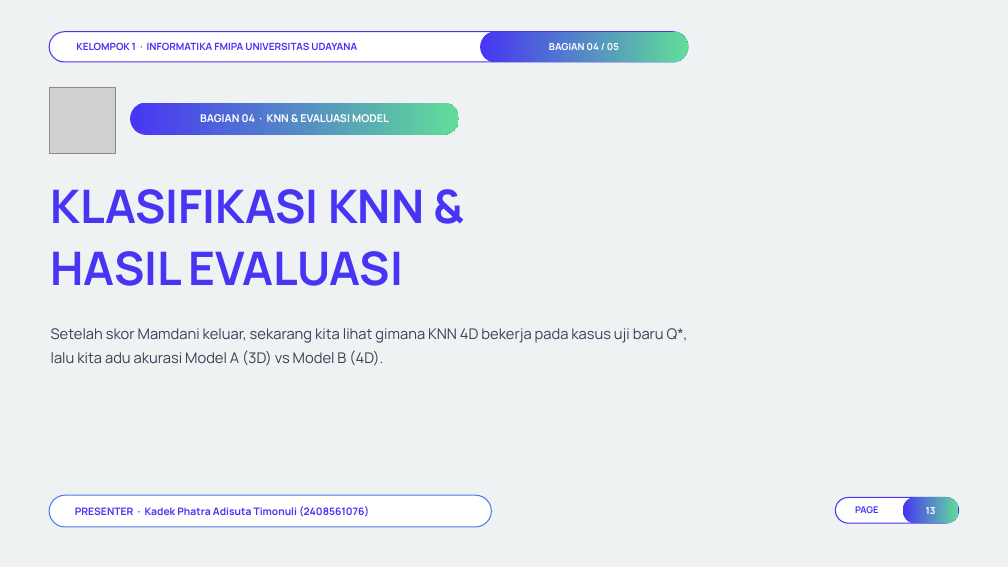
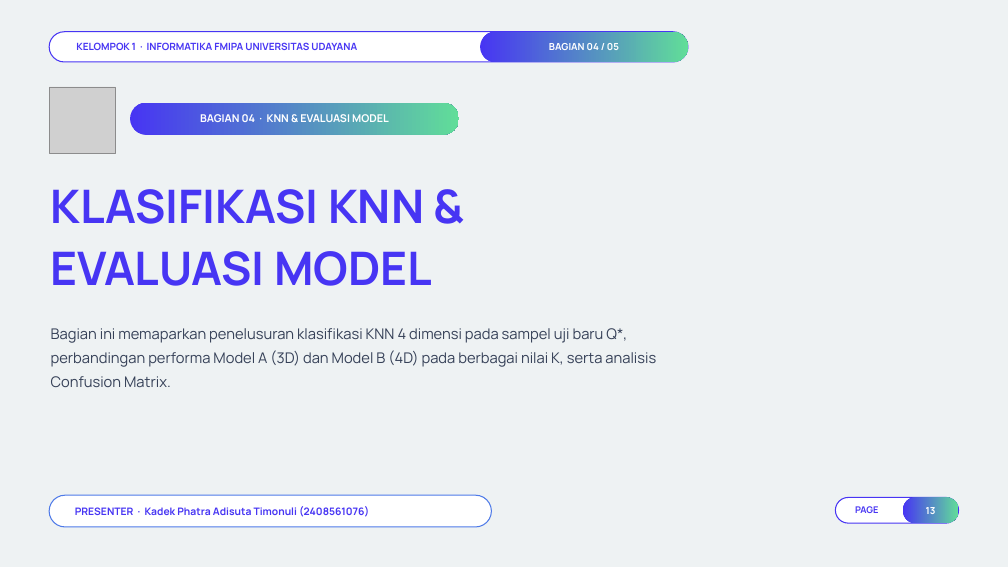
Before and after one commit to Niel-1/Water-Quality-Decision, a slide deck: slide 13 of docs/Presentasi_Final_Project_TLF_Kelompok_1.pptx. Drawn at 1008x567 pixels with LibreOffice and Linux fonts; fonts in the diff are those of the drawing; grey boxes stand for pictures; background and template pictures are left out. Boxes give left, top, right and bottom in pixels: in the first picture for what was removed or moved away, otherwise in the second. Text is boxed around its words. In the diff, an @@ line names an element or a change of style, - is before the commit and + after.

```diff
--- a/docs/Presentasi_Final_Project_TLF_Kelompok_1.pptx
+++ b/docs/Presentasi_Final_Project_TLF_Kelompok_1.pptx
@@ text at (51,251,432,286): text changed @@
-HASIL EVALUASI
+EVALUASI MODEL
@@ text at (51,328,656,387): text changed @@
-Setelah skor Mamdani keluar, sekarang kita lihat gimana KNN 4D bekerja pada kasus uji baru Q*, lalu kita adu akurasi Model A (3D) vs Model B (4D).
+Bagian ini memaparkan penelusuran klasifikasi KNN 4 dimensi pada sampel uji baru Q*, perbandingan performa Model A (3D) dan Model B (4D) pada berbagai nilai K, serta analisis Confusion Matrix.
```
Also in this commit, not shown: 19 other slides changed, 1 other file.
